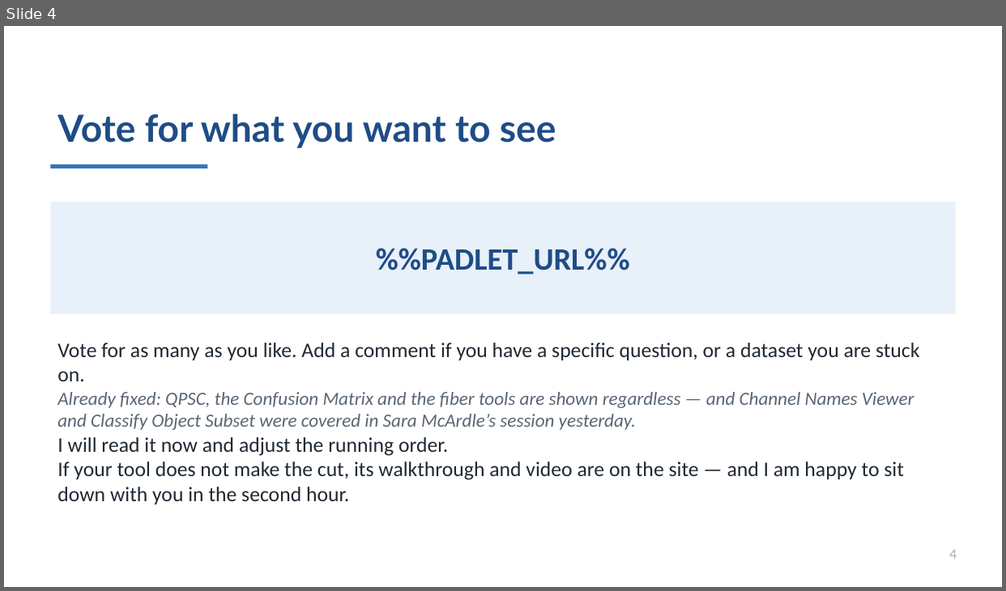
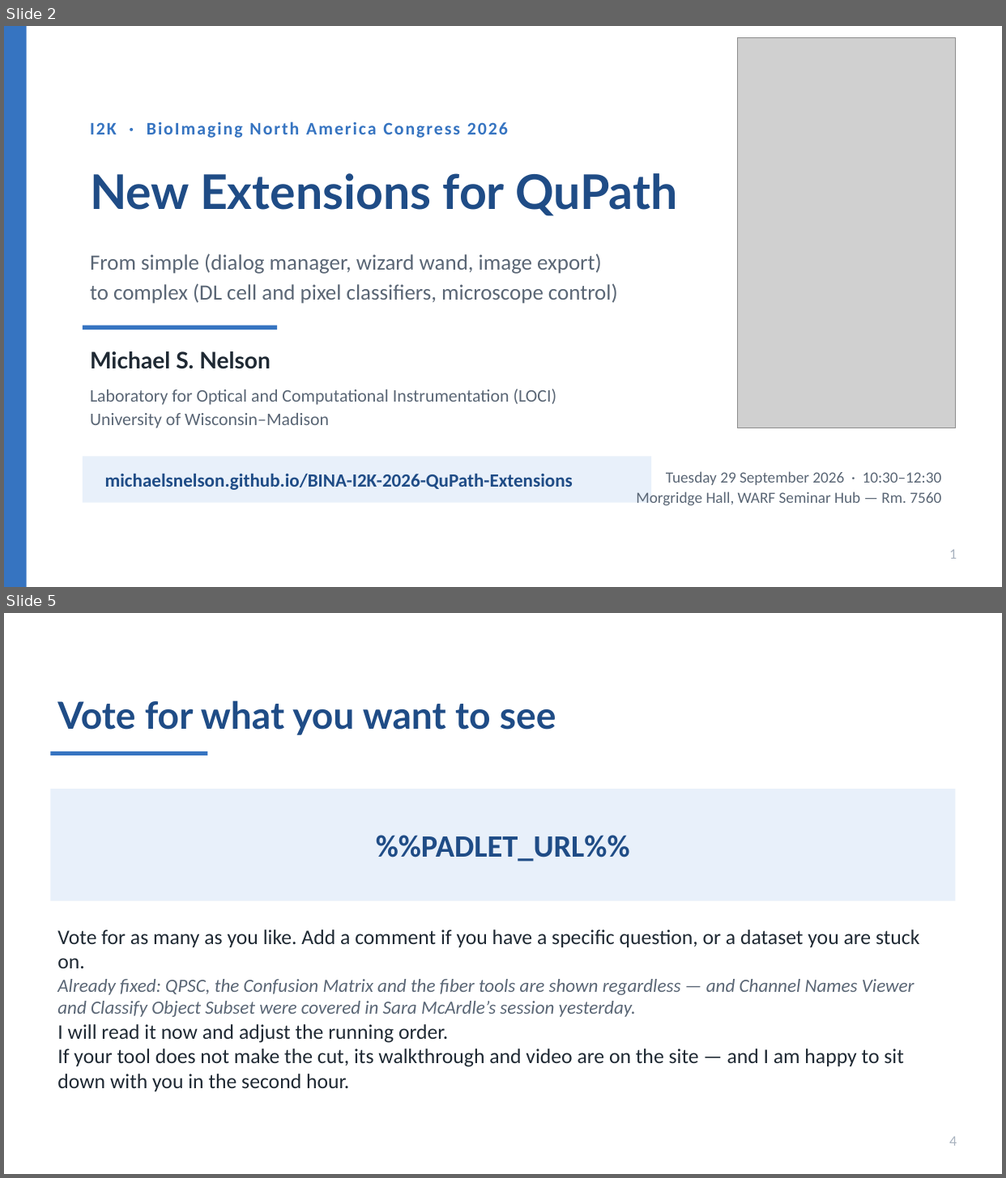
Before and after one commit to MichaelSNelson/BINA-I2K-2026-QuPath-Extensions, a slide deck: I2K_2026_QuPath_Extensions.pptx. Shown one above the other, each under a label of ours: slide 4 before the commit, slides 2 and 5 after it; the slides between them are not shown. The pictures are 1006x591 and 1006x1178 pixels, drawn with LibreOffice and Linux fonts; fonts in the diff are those of the drawing; grey boxes stand for pictures. Boxes give left, top, right and bottom in pixels: in the first picture for what was removed or moved away, otherwise in the second. Text is boxed around its words. In the diff, an @@ line names an element or a change of style, - is before the commit and + after.

```diff
--- a/I2K_2026_QuPath_Extensions.pptx
+++ b/I2K_2026_QuPath_Extensions.pptx
@@ slide 2 added at [4,26,1002,587], background #FFFFFF @@
@@ rectangle added at [4,26,27,587], fill #3674C1 @@
@@ picture added at [738,38,957,429] @@
@@ text added at [90,122,508,138], 17 pt, text #3674C1, bold @@
+I2K · BioImaging North America Congress 2026
@@ text added at [90,173,678,216], 46 pt, text #1F4C86, bold @@
+New Extensions for QuPath
@@ text added at [90,254,618,304], 21 pt, text #5A6675 @@
+From simple (dialog manager, wizard wand, image export)
+to complex (DL cell and pixel classifiers, microscope control)
@@ rectangle added at [83,326,277,330], fill #3674C1 @@
@@ text added at [90,352,270,369], 22 pt, text #1F2933, bold @@
+Michael S. Nelson
@@ text added at [90,389,557,429], 17 pt, text #5A6675 @@
+Laboratory for Optical and Computational Instrumentation (LOCI)
+University of Wisconsin–Madison
@@ rectangle added at [83,456,651,503], fill #E8F0FA @@
@@ text added at [105,473,573,490], 18 pt, text #1F4C86, bold @@
+michaelsnelson.github.io/BINA-I2K-2026-QuPath-Extensions
@@ text added at [636,472,942,506], 15 pt, text #5A6675 @@
+Tuesday 29 September 2026 · 10:30–12:30
+Morgridge Hall, WARF Seminar Hub — Rm. 7560
@@ text added at [949,549,957,559], 14 pt, text #A8B2BF @@
+1
@@ what was slide 4 is now slide 5 @@
```
Also in this commit, not shown: 3 slides changed, 4 other files.
